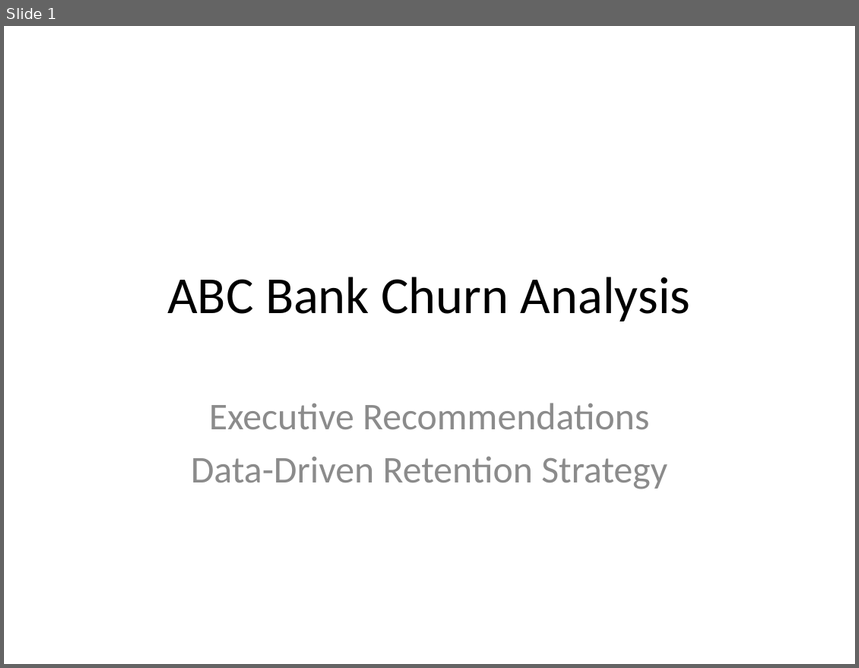
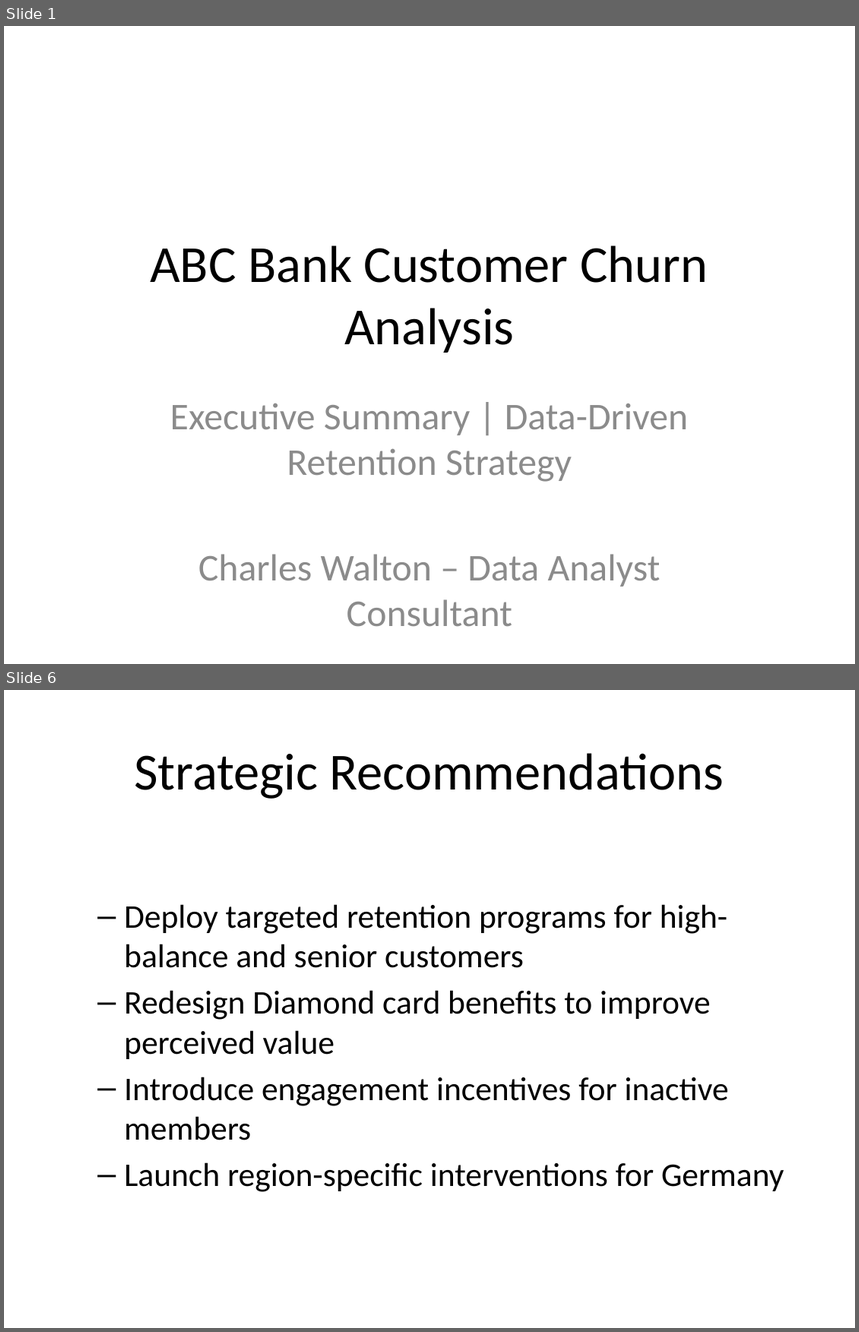
Before and after one commit to cwalton133/abc-bank-churn-analysis, a slide deck: slides/ABC_Bank_Churn_Recommendations.pptx. Shown one above the other, each under a label of ours: slide 1 before the commit, slides 1 and 6 after it; the slides between them are not shown. The pictures are 859x668 and 859x1332 pixels, drawn with LibreOffice and Linux fonts; fonts in the diff are those of the drawing. Boxes give left, top, right and bottom in pixels: in the first picture for what was removed or moved away, otherwise in the second. Text is boxed around its words. In the diff, an @@ line names an element or a change of style, - is before the commit and + after.

```diff
--- a/slides/ABC_Bank_Churn_Recommendations.pptx
+++ b/slides/ABC_Bank_Churn_Recommendations.pptx
@@ slide 6 added at (x1=4, y1=690, x2=855, y2=1328), background #FFFFFF @@
@@ title added at (x1=134, y1=753, x2=724, y2=799), 44 pt, text #000000 @@
+Strategic Recommendations
@@ text added at (x1=124, y1=904, x2=785, y2=1192), 28 pt, text #000000 @@
+  – Deploy targeted retention programs for high-balance and senior customers
+  – Redesign Diamond card benefits to improve perceived value
+  – Introduce engagement incentives for inactive members
+  – Launch region-specific interventions for Germany
@@ slide 1 changed as well @@
@@ title at (x1=150, y1=246, x2=708, y2=353): text changed @@
-ABC Bank Churn Analysis
+ABC Bank Customer Churn Analysis
@@ subtitle at (x1=170, y1=404, x2=688, y2=626): text changed @@
-Executive Recommendations
-Data-Driven Retention Strategy
+Executive Summary | Data-Driven Retention Strategy
+Charles Walton – Data Analyst Consultant
```
Also in this commit, not shown: 3 other slides changed, 5 other slides added, 6 slides removed.
